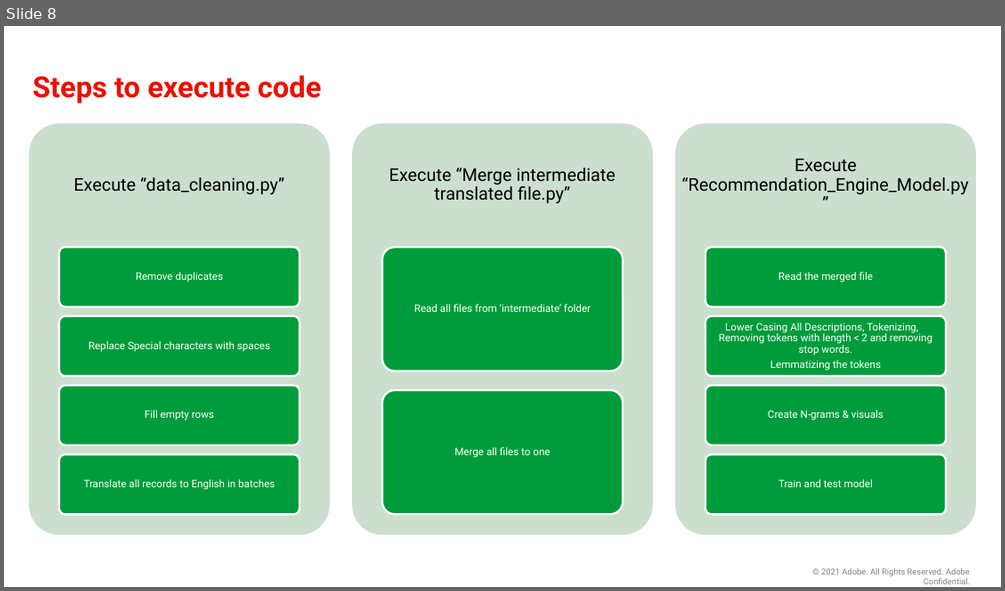
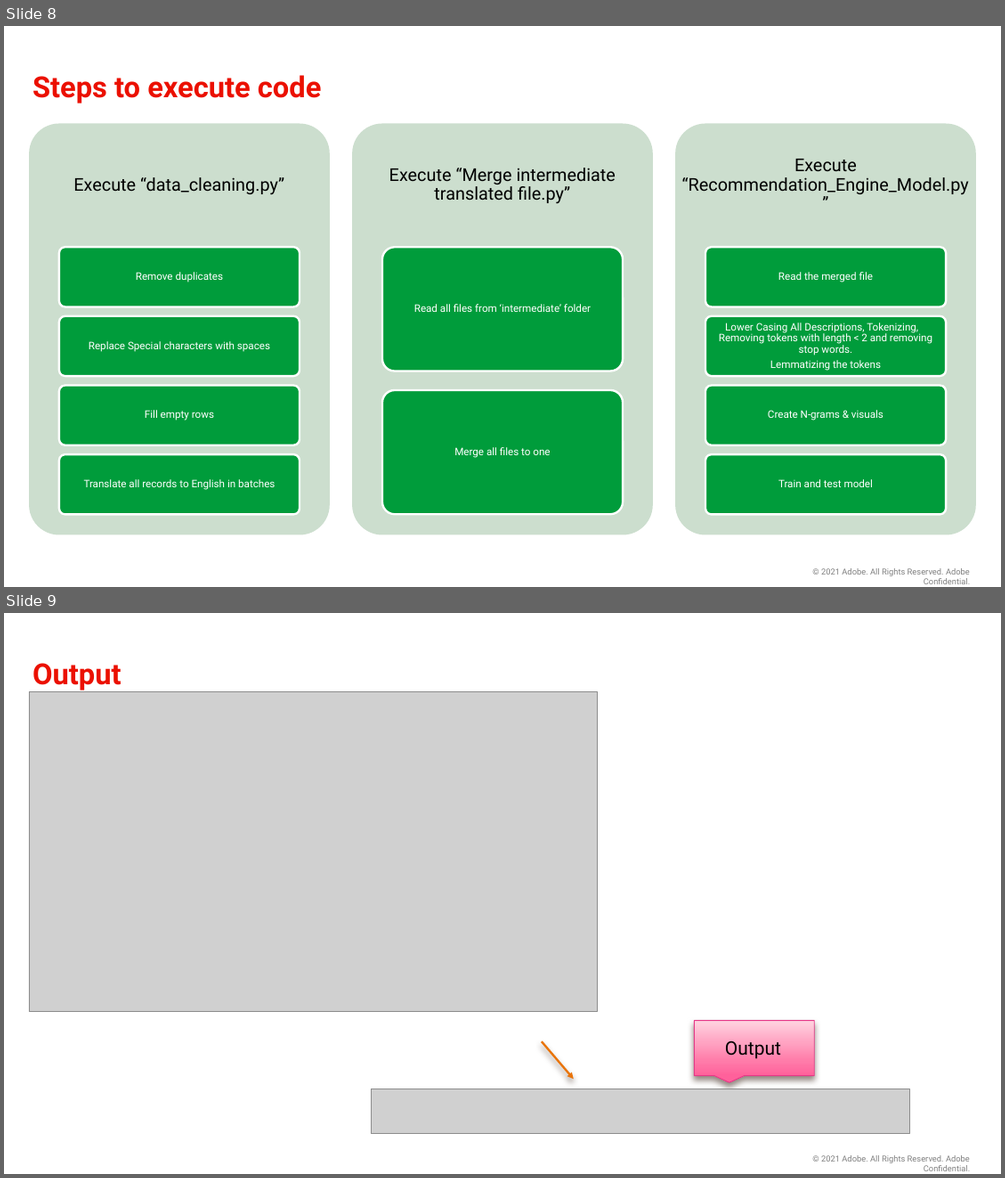
Before and after one commit to srchirag27/LDA_Based_Recommendation_Engine, a slide deck: Recommendation Engine.pptx. Shown one above the other, each under a label of ours: slide 8 before the commit, slides 8 and 9 after it. The pictures are 1005x591 and 1005x1178 pixels, drawn with LibreOffice and Linux fonts; fonts in the diff are those of the drawing; grey boxes stand for pictures; background and template pictures are left out. Boxes give left, top, right and bottom in pixels: in the first picture for what was removed or moved away, otherwise in the second. Text is boxed around its words. In the diff, an @@ line names an element or a change of style, - is before the commit and + after.

```diff
--- a/Recommendation Engine.pptx
+++ b/Recommendation Engine.pptx
@@ slide 9 added at (4,613,1001,1174), background #FFFFFF; not listed: 1 template element that a slide beside it also shows @@
@@ title added at (32,663,121,690), 28 pt, text #EB1000, bold @@
+Output
@@ picture added at (29,691,596,1012) @@
@@ speech box added at (695,1021,814,1076), fill gradient #FFD4E1 to #FF7FAA to #FF639C, outline #E63888 0.79 pt @@
@@ arrow added from (542, 1041) to (573, 1078), #E9740A 2 pt @@
@@ text added at (725,1041,781,1059), 18 pt, text #000000 @@
+Output
@@ picture added at (372,1088,909,1133) @@
```
Also in this commit, not shown: 1 slide changed.
